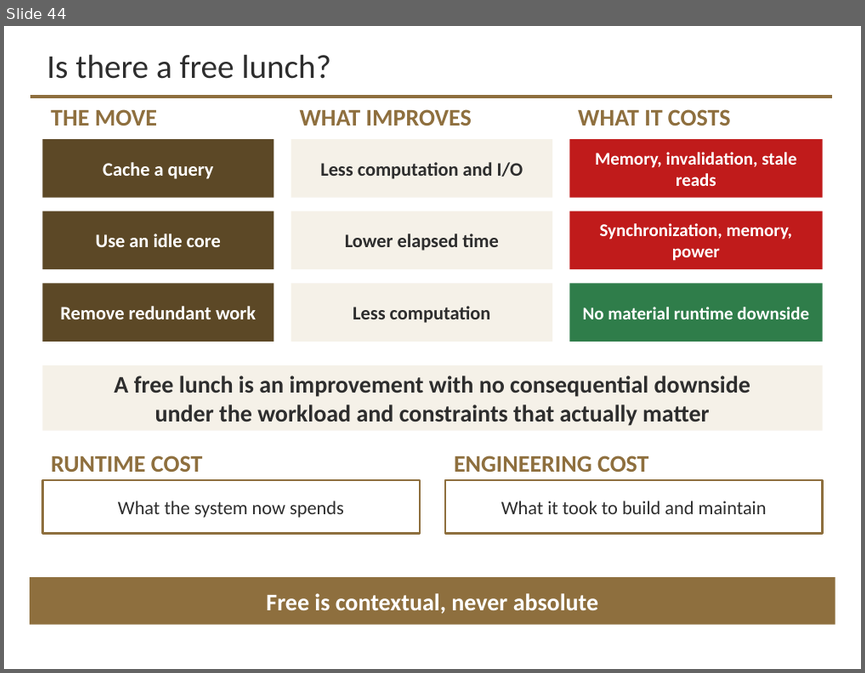
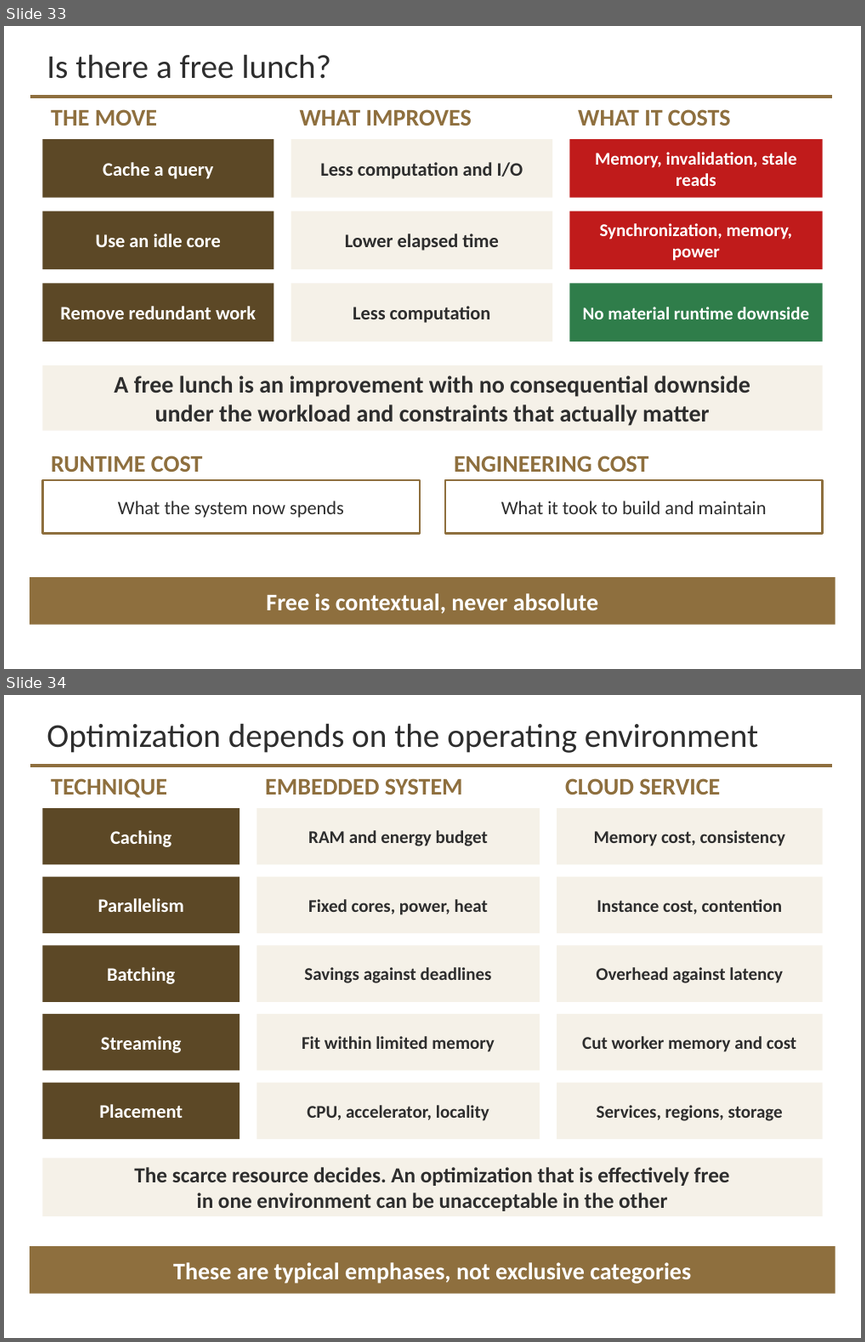
Before and after one commit to davisjam/model-based-agentic-software-engineering, a slide deck: course/lectures/act-3-software-in-the-world/04-performance-and-reliability/3-4-Performance-and-Reliability-1-Performance-Engineering.pptx. Shown one above the other, each under a label of ours: slide 44 before the commit, slides 33 and 34 after it. The pictures are 865x673 and 865x1342 pixels, drawn with LibreOffice and Linux fonts; fonts in the diff are those of the drawing; background and template pictures are left out. Boxes give left, top, right and bottom in pixels: in the first picture for what was removed or moved away, otherwise in the second. Text is boxed around its words. In the diff, an @@ line names an element or a change of style, - is before the commit and + after.

```diff
--- a/course/lectures/act-3-software-in-the-world/04-performance-and-reliability/3-4-Performance-and-Reliability-1-Performance-Engineering.pptx
+++ b/course/lectures/act-3-software-in-the-world/04-performance-and-reliability/3-4-Performance-and-Reliability-1-Performance-Engineering.pptx
@@ slide 34 added at (4,695,861,1338), background #FFFFFF; not listed: 1 template element that a slide beside it also shows @@
@@ title added at (46,723,758,753), 28 pt, text #2D2D2D @@
+Optimization depends on the operating environment
@@ text added at (51,778,167,798), 20 pt, text #8E6F3E, bold @@
+TECHNIQUE
@@ text added at (265,778,463,794), 20 pt, text #8E6F3E, bold @@
+EMBEDDED SYSTEM
@@ text added at (565,778,720,794), 20 pt, text #8E6F3E, bold @@
+CLOUD SERVICE
@@ rectangle added at (42,808,239,865), fill #5C4826, 16 pt, text #FFFFFF, bold @@
+Caching
@@ rectangle added at (256,808,540,865), fill #F5F1E8, 15 pt, text #2D2D2D, bold @@
+RAM and energy budget
@@ rectangle added at (556,808,823,865), fill #F5F1E8, 15 pt, text #2D2D2D, bold @@
+Memory cost, consistency
@@ rectangle added at (42,877,239,933), fill #5C4826, 16 pt, text #FFFFFF, bold @@
+Parallelism
@@ rectangle added at (256,877,540,933), fill #F5F1E8, 15 pt, text #2D2D2D, bold @@
+Fixed cores, power, heat
@@ rectangle added at (556,877,823,933), fill #F5F1E8, 15 pt, text #2D2D2D, bold @@
+Instance cost, contention
@@ rectangle added at (42,945,239,1002), fill #5C4826, 16 pt, text #FFFFFF, bold @@
+Batching
@@ rectangle added at (256,945,540,1002), fill #F5F1E8, 15 pt, text #2D2D2D, bold @@
+Savings against deadlines
@@ rectangle added at (556,945,823,1002), fill #F5F1E8, 15 pt, text #2D2D2D, bold @@
+Overhead against latency
@@ rectangle added at (42,1014,239,1071), fill #5C4826, 16 pt, text #FFFFFF, bold @@
+Streaming
@@ rectangle added at (256,1014,540,1071), fill #F5F1E8, 15 pt, text #2D2D2D, bold @@
+Fit within limited memory
@@ rectangle added at (556,1014,823,1071), fill #F5F1E8, 15 pt, text #2D2D2D, bold @@
+Cut worker memory and cost
@@ rectangle added at (42,1083,239,1139), fill #5C4826, 16 pt, text #FFFFFF, bold @@
+Placement
@@ rectangle added at (256,1083,540,1139), fill #F5F1E8, 15 pt, text #2D2D2D, bold @@
+CPU, accelerator, locality
@@ rectangle added at (556,1083,823,1139), fill #F5F1E8, 15 pt, text #2D2D2D, bold @@
+Services, regions, storage
@@ rectangle added at (42,1157,823,1216), fill #F5F1E8, 18 pt, text #2D2D2D, bold @@
+The scarce resource decides. An optimization that is effectively free
+in one environment can be unacceptable in the other
@@ rectangle added at (30,1246,835,1293), fill #8E6F3E, 20 pt, text #FFFFFF, bold @@
+These are typical emphases, not exclusive categories
@@ what was slide 44 is now slide 33 @@
```
Also in this commit, not shown: 3 other slides added.
